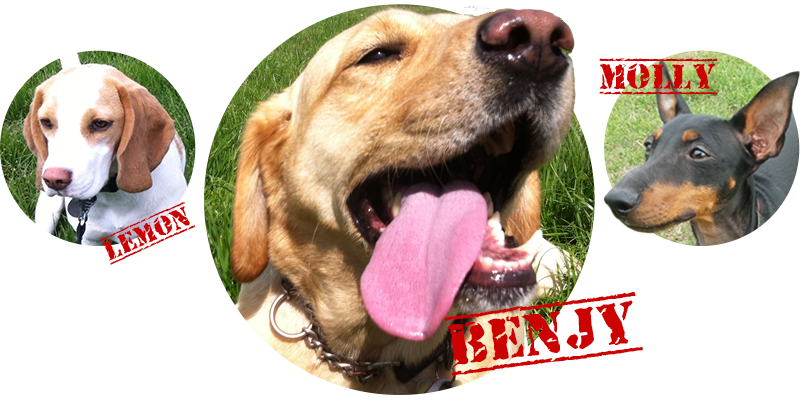
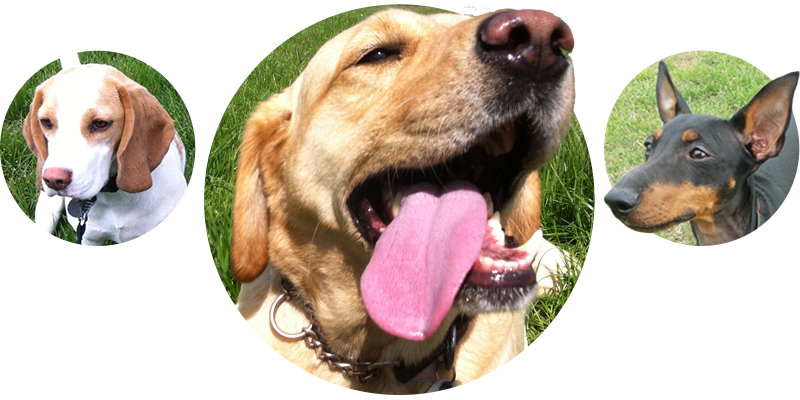
Layers edited between the first and the second 800×400 image:
hid "BENJY" over [444, 291, 643, 376]
hid "Molly" over [599, 58, 718, 95]
hid "LEMON" over [100, 202, 196, 265]
